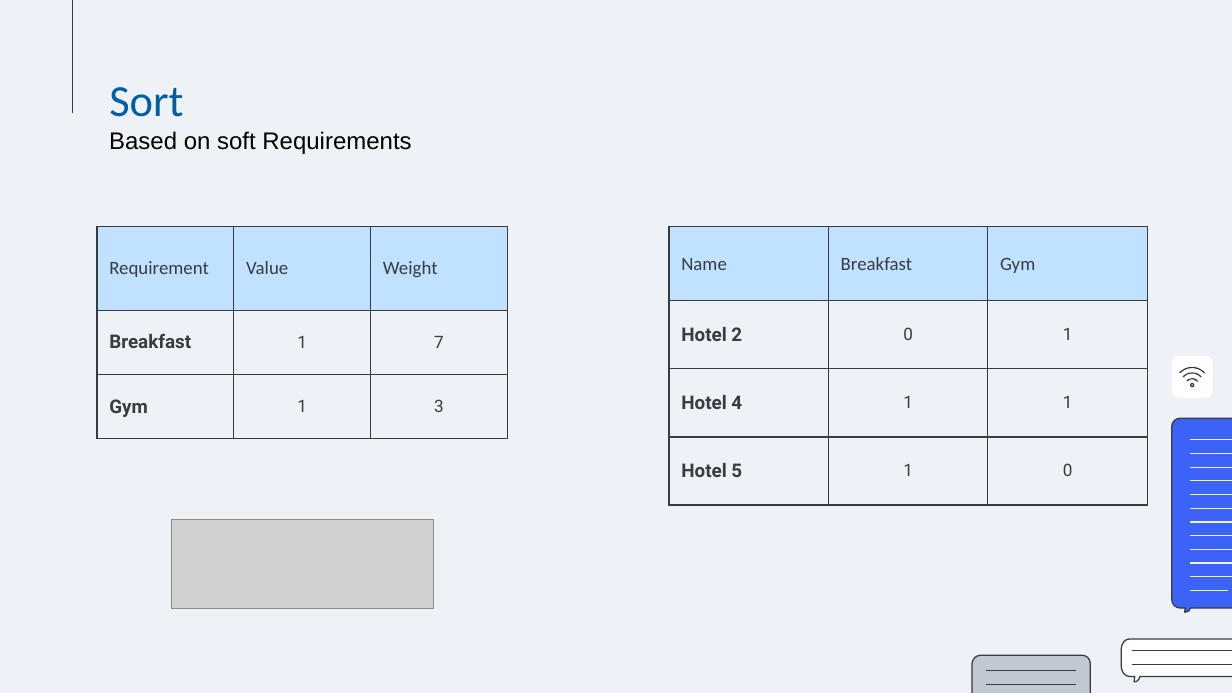
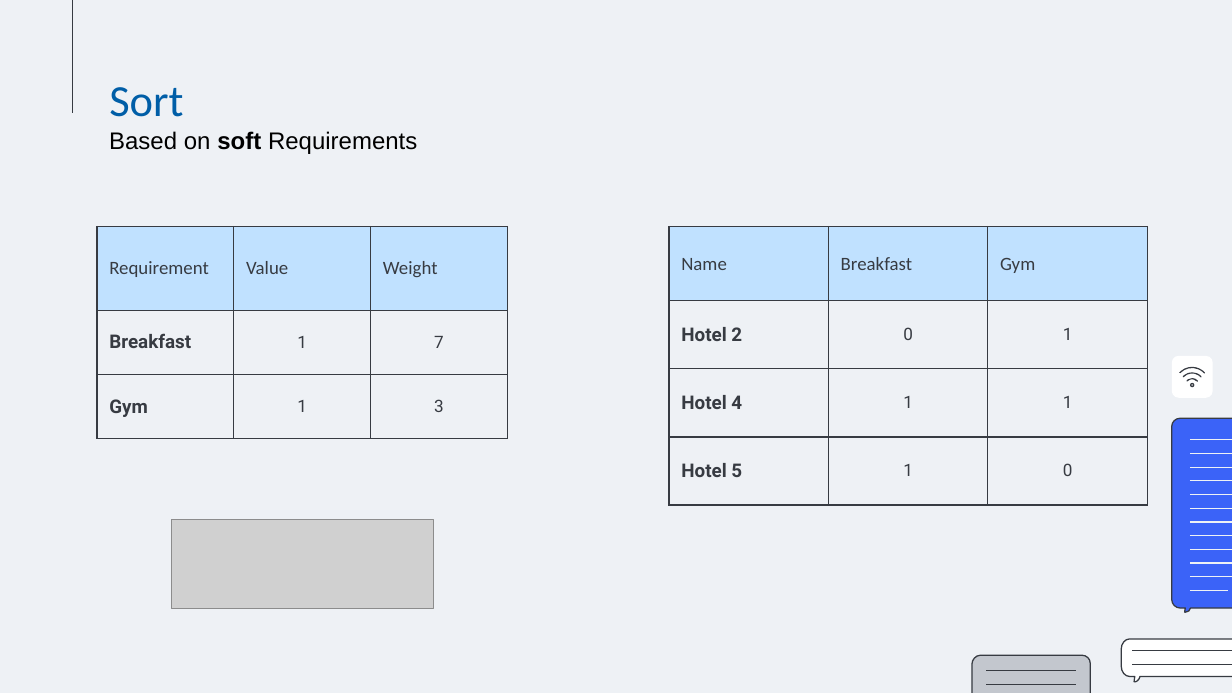
Before and after one commit to M4RKUS28/SmartStay24, a slide deck: slide 7 of Makeathon Check24 - Pitch.pptx. Drawn at 1232x693 pixels with LibreOffice and Linux fonts; fonts in the diff are those of the drawing; grey boxes stand for pictures. Boxes give left, top, right and bottom in pixels: in the first picture for what was removed or moved away, otherwise in the second. Text is boxed around its words. In the diff, an @@ line names an element or a change of style, - is before the commit and + after.

Commit message:
Pitch final

```diff
--- a/Makeathon Check24 - Pitch.pptx
+++ b/Makeathon Check24 - Pitch.pptx
@@ text "Based on soft Requirements" at (109,131,417,154): bold on in "soft" @@
```
Also in this commit, not shown: 1 other slide changed.
